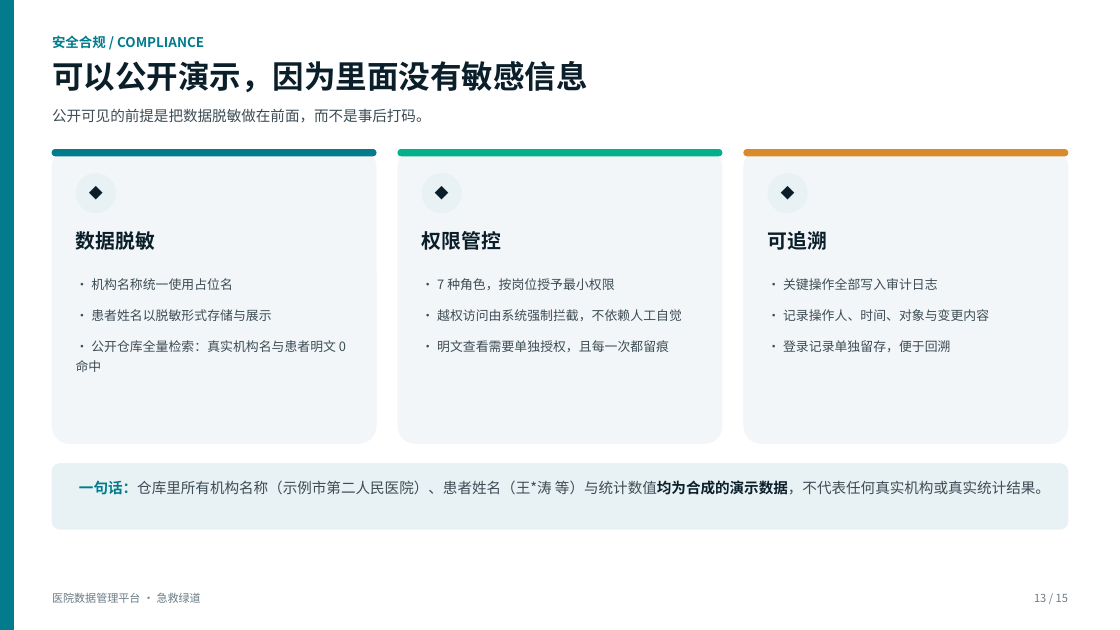
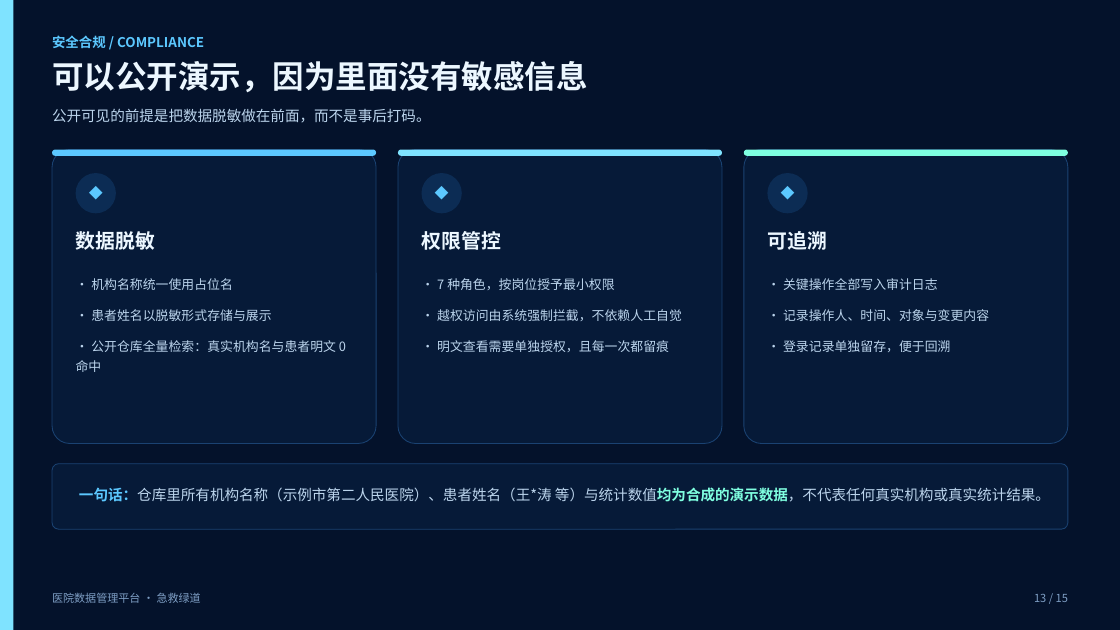
Before and after one commit to popostar11/hospital-data-platform, a slide deck: slide 13 of docs/ppt/医院数据管理平台-项目汇报.pptx. Drawn at 1120x630 pixels with LibreOffice and Linux fonts; fonts in the diff are those of the drawing. Boxes give left, top, right and bottom in pixels: in the first picture for what was removed or moved away, otherwise in the second. Text is boxed around its words. In the diff, an @@ line names an element or a change of style, - is before the commit and + after.

Commit message:
style(ppt): 两份演示稿改用大屏同色系（深色）
配色不再借用参考稿的青绿，改为直接取大屏自身的样式令牌：
  --c-bg-deep #02091A / --c-bg #04122B / 面板叠底 #08224A
  --c-line 柔和化 #1A4272 / --c-cyan #7FE3FF / --c-value #7FFFE0
  --c-text #DCEFFF / --c-text-dim #8FB4DC

改动范围：
- 两份脚本都改为令牌化配色，并支持 --light 切回浅色（便于打印）
- 内容页显式铺一层底色（深色主题必需），卡片加描边、表格换深色表头
- 深色底让大屏与后台截图与版面融为一体，比浅色底更贴合产品

顺带修掉两处构建脚本缺陷：
- band() 的两处调用误把「段落字典」当「run 列表」传入（KeyError: 't'）
- build-ppt.py 缺 import sys，且全局字符串替换误伤了调色板定义本身
  （出现 LABEL_ON_DARK = LABEL_ON_DARK 之类自引用）

验收：两份均为 16:9、0 个形状越界、check_office 结构与内容断言通过、渲染无缺字。

```diff
--- a/docs/ppt/医院数据管理平台-项目汇报.pptx
+++ b/docs/ppt/医院数据管理平台-项目汇报.pptx
@@ rectangle at (0, 0, 13, 630): fill #027C8C to #7FE3FF; outline #027C8C 0.75 pt to none @@
@@ rectangle added at (0, 0, 1120, 630), fill #04122B @@
@@ text "安全合规 / COMPLIANCE" at (52, 35, 204, 48): text colour #027C8C to #5CC8FF @@
@@ rounded rectangle at (52, 150, 376, 155): fill #027C8C to #5CC8FF; outline #027C8C 0.75 pt to none @@
@@ rounded rectangle at (398, 150, 723, 155): fill #02B08A to #7FE3FF; outline #02B08A 0.75 pt to none @@
@@ fill #F2F6F8 to #061A38; outline #F2F6F8 0.75 pt to #1A4272 0.75 pt in 3 elements at (52, 150, 376, 444), (398, 150, 723, 444), (744, 150, 1069, 444) @@
@@ rounded rectangle at (744, 150, 1069, 155): fill #D98B2B to #7FFFE0; outline #D98B2B 0.75 pt to none @@
@@ text colour #0B1F2A to #5CC8FF; fill #E8F1F3 to #0C2C54 in 3 elements at (76, 173, 116, 213), (422, 173, 462, 213), (768, 173, 808, 213) @@
@@ text colour #0B1F2A to #ECF7FF in 4 elements at (52, 61, 588, 92), (76, 231, 155, 250), (421, 231, 500, 250), (767, 231, 827, 250) @@
@@ text colour #3D4C55 to #BBD4EC in 4 elements at (52, 108, 431, 122), (76, 278, 346, 372), (437, 278, 682, 352), (783, 278, 989, 352) @@
@@ rounded rectangle at (52, 464, 1068, 529): fill #E8F1F3 to #061A38; outline #E8F1F3 0.75 pt to #1A4272 0.75 pt; proportions changed @@
@@ text "一句话：仓库里所有机构名称（示例市第二人民医院）、患者姓名（王*涛 等）与统计数值均为合成的演示数据，不代表任何真实机构 ..." at (79, 487, 1050, 502): text colour #027C8C to #5CC8FF in "一句话：仓库里所有机构名称（示例市第二人民医院）、患者姓名（王*涛"; text colour #3D4C55 to #BBD4EC in "一句话：仓库里所有机构名称（示例市第二人民医院）、患者姓名（王*涛 等）与统计数值均为合成的演示数据，不代表任何真实机构 ..."; text colour #0B1F2A to #7FFFE0 in "等）与统计数值均为合成的演示数据，不代表任何真实机构或真实统计结果。"; line spacing 1 to 1.3 @@
@@ text "医院数据管理平台 · 急救绿道" at (52, 593, 201, 603): text colour #6B7C85 to #7E9EC4 @@
@@ text "13 / 15" at (1034, 594, 1068, 602): text colour #6B7C85 to #7E9EC4 @@
```
Also in this commit, not shown: 14 other slides changed, 3 other files.
